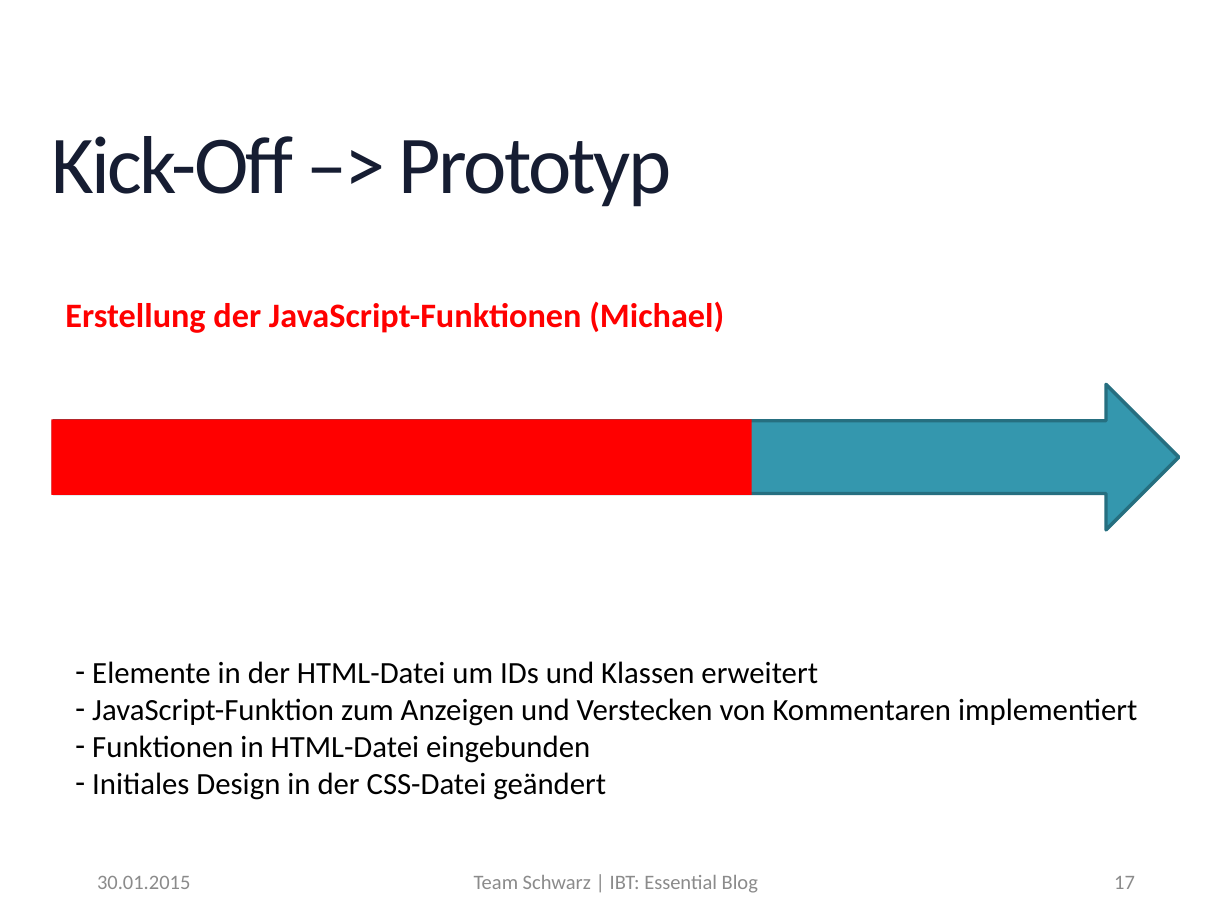
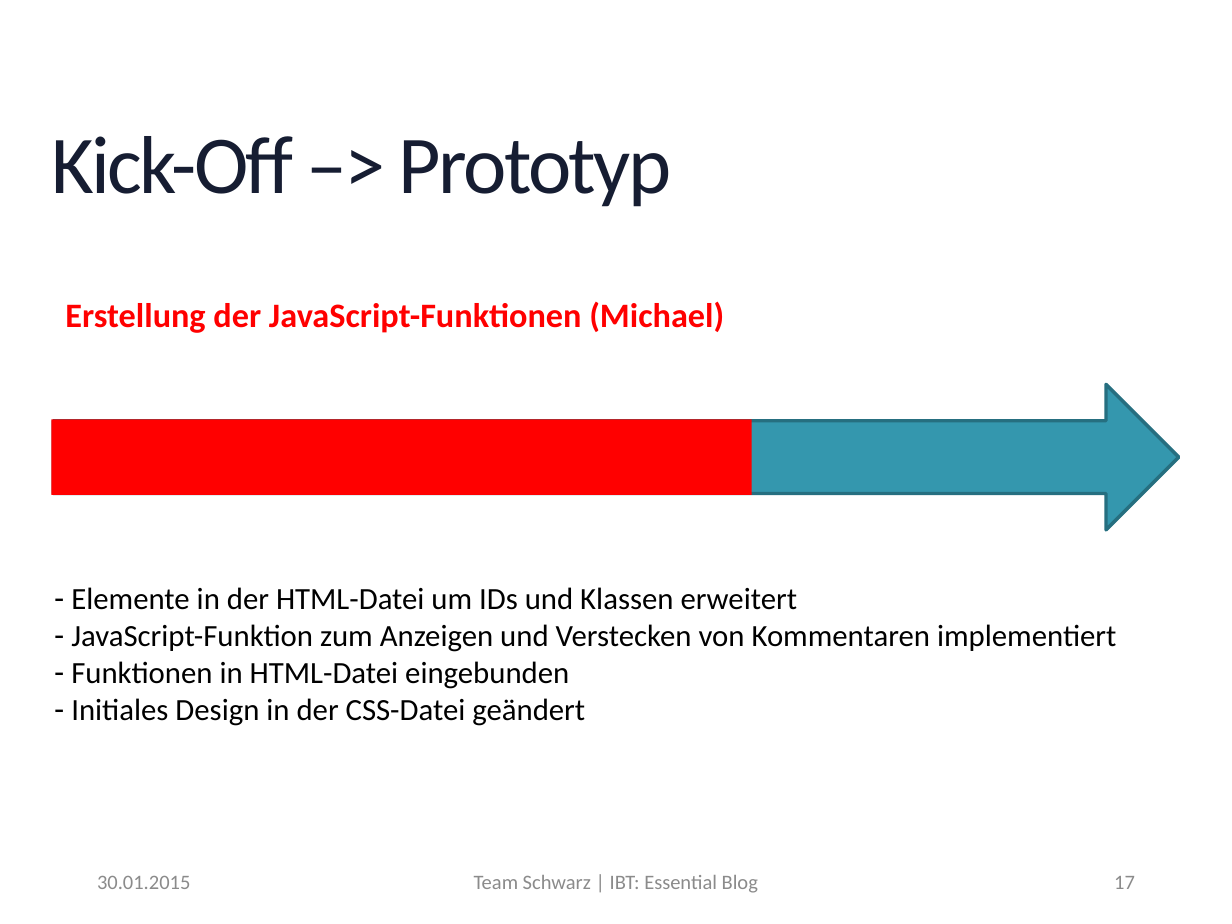
Before and after one commit to MrXXX92/EssentialBlog, a slide deck: slide 17 of Notizen/Präsentation_EssentialBlog.pptx. Drawn at 1232x924 pixels with LibreOffice and Linux fonts; fonts in the diff are those of the drawing; background and template pictures are left out. Boxes give left, top, right and bottom in pixels: in the first picture for what was removed or moved away, otherwise in the second. Text is boxed around its words. In the diff, an @@ line names an element or a change of style, - is before the commit and + after.

```diff
--- a/Notizen/Präsentation_EssentialBlog.pptx
+++ b/Notizen/Präsentation_EssentialBlog.pptx
@@ text "Elemente in der HTML-Datei um ...": place and size @@
-text "Elemente in der HTML-Datei um ..." at bbox=[92, 661, 1137, 800]
+text "Elemente in der HTML-Datei um ..." at bbox=[71, 587, 1116, 726]
```
Also in this commit, not shown: 7 other slides changed.
